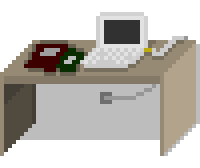
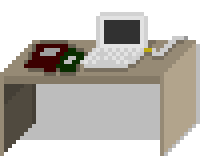
Layer changes from the first 200×168 image to the second:
painted on "desk_still_A" over (100, 84, 156, 104)
